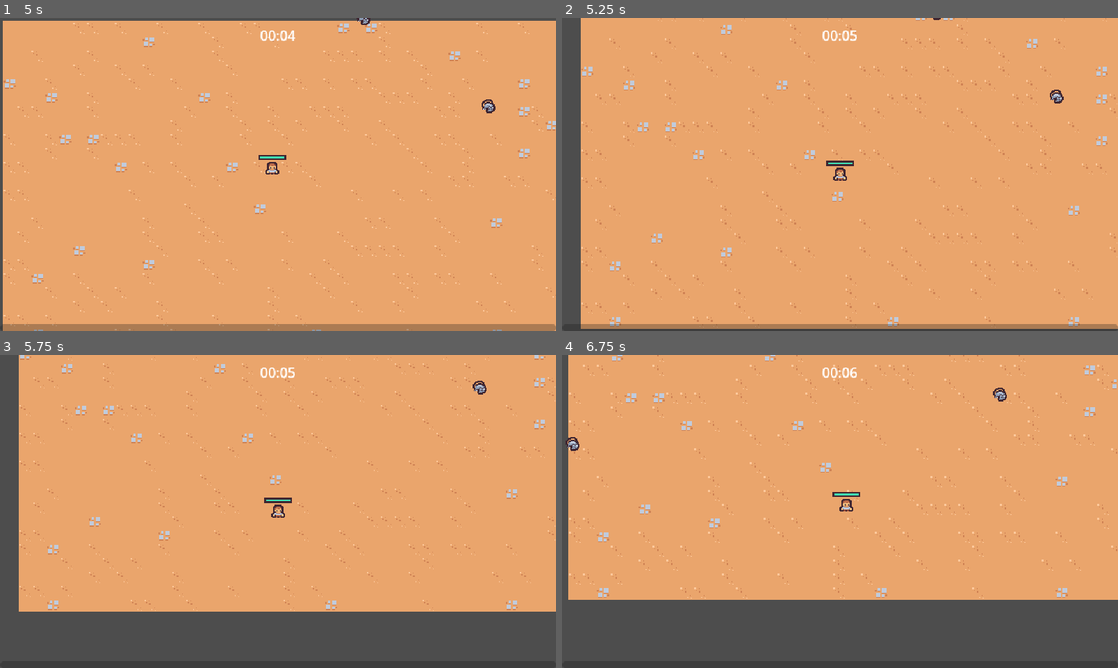
Above: before the commit, frames 1-4 (two rows, left to right).
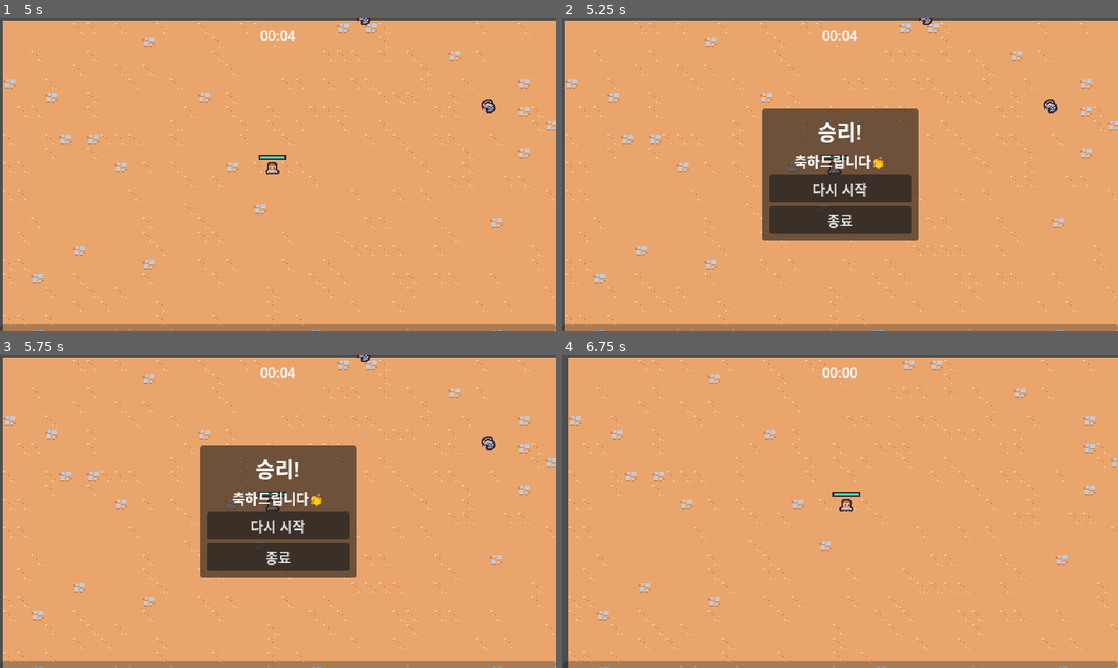
Above: after the commit, the same moments.

Repository: river-zero/FakepireSurvivors
Game: Godot game, scene res://scene/main/main.tscn
The game is run twice, just before and just after one commit, with the same random seed, the same clock (stepped at 60 frames per second) and the same inputs.
Inputs (mouse positions are in pixels of both pictures, inside the frame that each line leads up to):
- Up to frame 1 (5 s): move the mouse to (400, 158) at 0.52 s; press the mouse at (400, 158) at 0.53 s; hold D (move_right) 0.53-1.28 s; move the mouse to (166, 190) at 1.27 s; release the mouse at (166, 190) at 1.28 s; hold S (move_down) 1.28-2.03 s; click (166, 190) at 1.35 s; move the mouse to (333, 105) at 2.02 s; press the mouse at (333, 105) at 2.03 s; hold D (move_right) 2.03-2.78 s; move the mouse to (250, 237) at 2.77 s; release the mouse at (250, 237) at 2.78 s; hold W (move_up) 2.78-3.53 s; click (250, 237) at 2.85 s; move the mouse to (444, 221) at 3.52 s; press the mouse at (444, 221) at 3.53 s; hold A (move_left) from 3.53 s (still down); move the mouse to (111, 127) at 4.27 s; release the mouse at (111, 127) at 4.28 s; click (111, 127) at 4.35 s
- Up to frame 2 (5.25 s): move the mouse to (867, 174) at 5.02 s; release A (move_left) at 5.03 s; press the mouse at (867, 174) at 5.03 s; hold S (move_down) from 5.03 s (still down)
- Up to frame 3 (5.75 s): keep holding S (move_down)
- Up to frame 4 (6.75 s): release S (move_down) at 5.75 s; release the mouse at (867, 511) at 5.75 s; click (840, 524) at 5.75 s, where only the run after the commit has a clickable "다시 시작"; move the mouse to (756, 433) at 6.52 s; hold D (move_right) from 6.53 s (still down); click (756, 433) at 6.6 s

Frame 1 is identical in both runs. In frame 2, 19% of the frame differs, in the area x 0-100%, y 0-100%; in frame 3, 36%; in frame 4, 25%.

Commit message:
추가: 다시 시작/종료 메뉴 팝업

Diff:
--- a/scene/manager/arena_time_manager.gd
+++ b/scene/manager/arena_time_manager.gd
@@ -1,6 +1,15 @@
 extends Node
+
+@export var victory_screen_scene: PackedScene
 
 @onready var timer = $Timer
 
+func _ready():
+	timer.timeout.connect(on_timer_timeout)
+
 func get_time_elapsed():
 	return timer.wait_time - timer.time_left
+
+func on_timer_timeout():
+	var victory_screen_instance = victory_screen_scene.instantiate()
+	add_child(victory_screen_instance)
--- a/scene/manager/arena_time_manager.tscn
+++ b/scene/manager/arena_time_manager.tscn
@@ -1,11 +1,13 @@
-[gd_scene load_steps=2 format=3 uid="uid://d2uver3d4ytsj"]
+[gd_scene load_steps=3 format=3 uid="uid://d2uver3d4ytsj"]
 
 [ext_resource type="Script" path="res://scene/manager/arena_time_manager.gd" id="1_5rd04"]
+[ext_resource type="PackedScene" uid="uid://crhgaqcw0mrpo" path="res://scene/ui/victory_screen.tscn" id="2_dg8t7"]
 
 [node name="ArenaTimeManager" type="Node"]
 script = ExtResource("1_5rd04")
+victory_screen_scene = ExtResource("2_dg8t7")
 
 [node name="Timer" type="Timer" parent="."]
-wait_time = 60.0
+wait_time = 5.0
 one_shot = true
 autostart = true
--- /dev/null
+++ b/scene/ui/victory_screen.gd
@@ -0,0 +1,13 @@
+extends CanvasLayer
+
+func _ready():
+	get_tree().paused = true
+	$%RestartButton.pressed.connect(on_restart_button_pressed)
+	$%QuitButton.pressed.connect(on_quit_button_pressed)
+
+func on_restart_button_pressed():
+	get_tree().paused = false
+	get_tree().change_scene_to_file("res://scene/main/main.tscn")
+
+func on_quit_button_pressed():
+	get_tree().quit()
--- /dev/null
+++ b/scene/ui/victory_screen.tscn
@@ -0,0 +1,53 @@
+[gd_scene load_steps=2 format=3 uid="uid://crhgaqcw0mrpo"]
+
+[ext_resource type="Script" path="res://scene/ui/victory_screen.gd" id="1_5mn8g"]
+
+[node name="VictoryScreen" type="CanvasLayer"]
+process_mode = 3
+script = ExtResource("1_5mn8g")
+
+[node name="MarginContainer" type="MarginContainer" parent="."]
+anchors_preset = 15
+anchor_right = 1.0
+anchor_bottom = 1.0
+grow_horizontal = 2
+grow_vertical = 2
+
+[node name="PanelContainer" type="PanelContainer" parent="MarginContainer"]
+layout_mode = 2
+size_flags_horizontal = 4
+size_flags_vertical = 4
+
+[node name="MarginContainer" type="MarginContainer" parent="MarginContainer/PanelContainer"]
+custom_minimum_size = Vector2(180, 0)
+layout_mode = 2
+theme_override_constants/margin_left = 8
+theme_override_constants/margin_top = 8
+theme_override_constants/margin_right = 8
+theme_override_constants/margin_bottom = 8
+
+[node name="VBoxContainer" type="VBoxContainer" parent="MarginContainer/PanelContainer/MarginContainer"]
+layout_mode = 2
+
+[node name="Label" type="Label" parent="MarginContainer/PanelContainer/MarginContainer/VBoxContainer"]
+layout_mode = 2
+theme_override_font_sizes/font_size = 24
+text = "승리!"
+horizontal_alignment = 1
+vertical_alignment = 1
+
+[node name="Label2" type="Label" parent="MarginContainer/PanelContainer/MarginContainer/VBoxContainer"]
+layout_mode = 2
+text = "축하드립니다👏"
+horizontal_alignment = 1
+vertical_alignment = 1
+
+[node name="RestartButton" type="Button" parent="MarginContainer/PanelContainer/MarginContainer/VBoxContainer"]
+unique_name_in_owner = true
+layout_mode = 2
+text = "다시 시작"
+
+[node name="QuitButton" type="Button" parent="MarginContainer/PanelContainer/MarginContainer/VBoxContainer"]
+unique_name_in_owner = true
+layout_mode = 2
+text = "종료"
